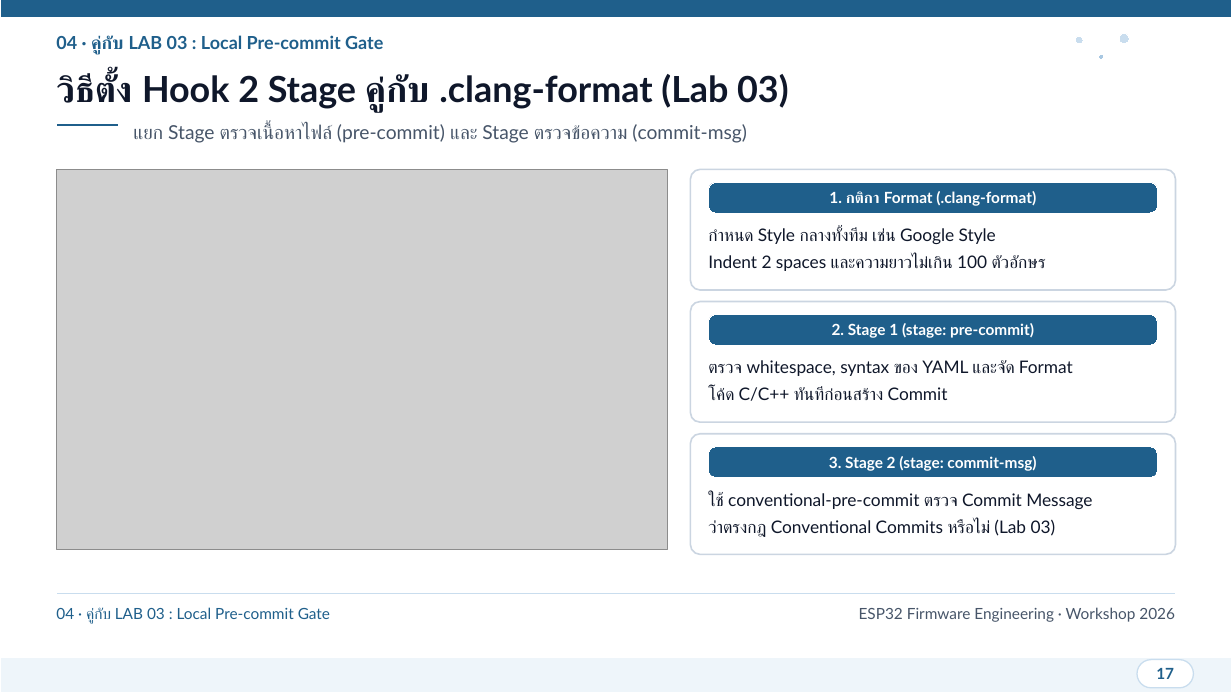
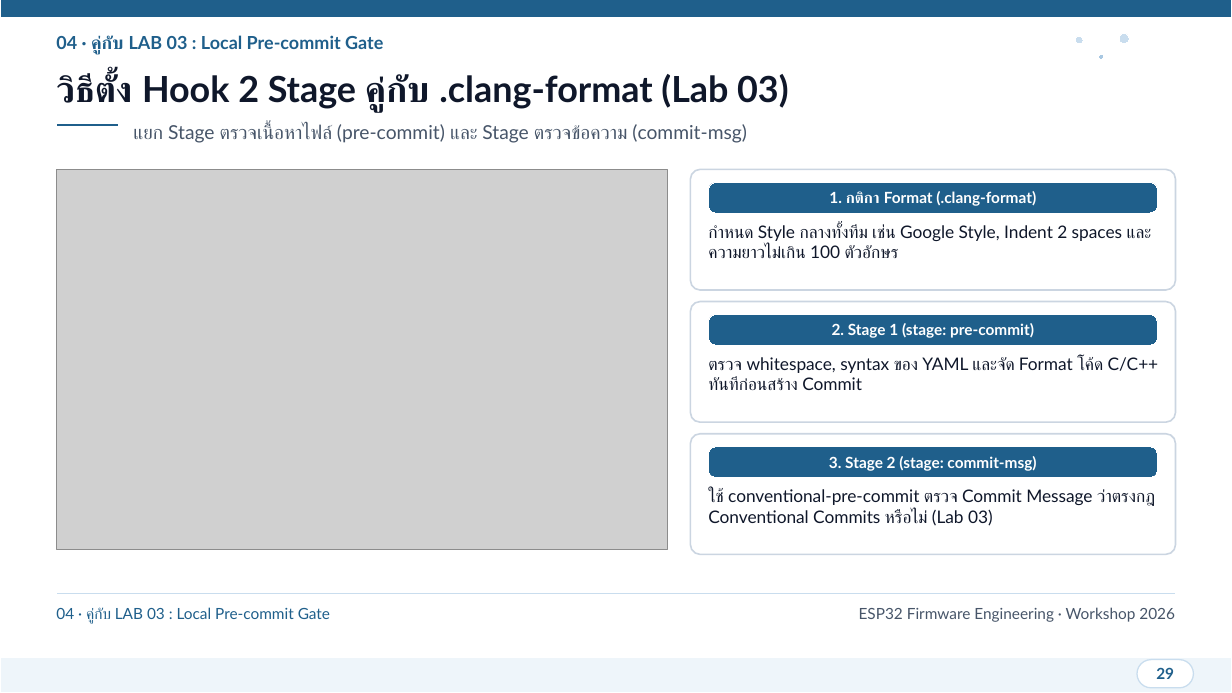
Before and after one commit to SavEe2429/git-practice, a slide deck: slide 29 of presentation/ESP32_Git_CICD_Workshop.pptx (slide 17 before the commit). Drawn at 1232x693 pixels with LibreOffice and Linux fonts; fonts in the diff are those of the drawing; grey boxes stand for pictures. Boxes give left, top, right and bottom in pixels: in the first picture for what was removed or moved away, otherwise in the second. Text is boxed around its words. In the diff, an @@ line names an element or a change of style, - is before the commit and + after.

```diff
--- a/presentation/ESP32_Git_CICD_Workshop.pptx
+++ b/presentation/ESP32_Git_CICD_Workshop.pptx
@@ text at [708,224,1122,258]: text changed @@
-กำหนด Style กลางทั้งทีม เช่น Google Style
-Indent 2 spaces และความยาวไม่เกิน 100 ตัวอักษร
+กำหนด Style กลางทั้งทีม เช่น Google Style, Indent 2 spaces และความยาวไม่เกิน 100 ตัวอักษร
@@ text at [708,357,1159,390]: text changed @@
-ตรวจ whitespace, syntax ของ YAML และจัด Format
-โค้ด C/C++ ทันทีก่อนสร้าง Commit
+ตรวจ whitespace, syntax ของ YAML และจัด Format โค้ด C/C++ ทันทีก่อนสร้าง Commit
@@ text at [708,489,1155,526]: text changed @@
-ใช้ conventional-pre-commit ตรวจ Commit Message
-ว่าตรงกฎ Conventional Commits หรือไม่ (Lab 03)
+ใช้ conventional-pre-commit ตรวจ Commit Message ว่าตรงกฎ Conventional Commits หรือไม่ (Lab 03)
@@ text at [1156,667,1174,679]: text changed @@
-17
+29
```
Also in this commit, not shown: 27 other slides changed, 11 slides added, 1 other file.
